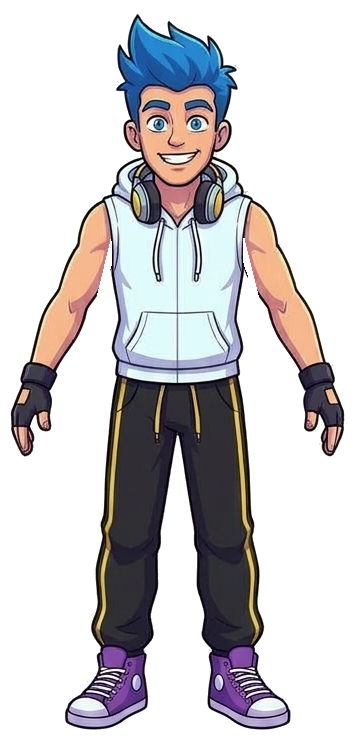
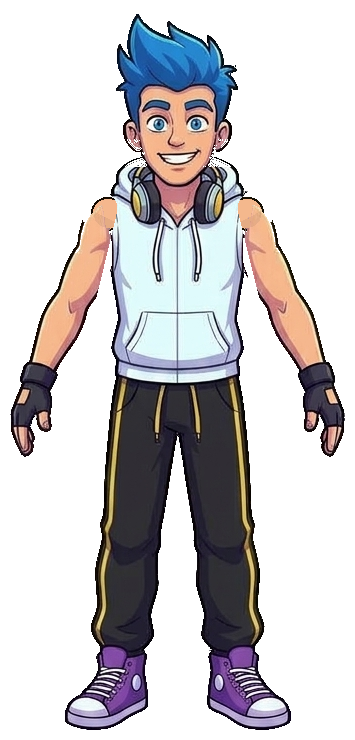
Comparing the layer stacks of the two (355, 740) images. Changes:
moved "hand_L" above "hand_R", painted on it over [297, 367, 345, 457]
moved "hand_R" above "arm_lower_L", painted on it over [10, 367, 58, 457]
moved "arm_lower_L" above "arm_lower_R", painted on it over [272, 302, 333, 376]
moved "arm_lower_R" above "torso", painted on it over [22, 302, 83, 376]
painted on "torso" over [110, 167, 248, 396]
painted on "head" over [116, 14, 239, 167]
painted on "arm_upper_L" over [236, 192, 311, 327]
painted on "arm_upper_R" over [44, 193, 119, 326]
painted on "leg_upper_L" over [179, 396, 255, 528]
painted on "leg_upper_R" over [101, 396, 179, 527]
painted on "leg_lower_L" over [193, 520, 291, 730]
painted on "leg_lower_R" over [65, 519, 162, 730]
